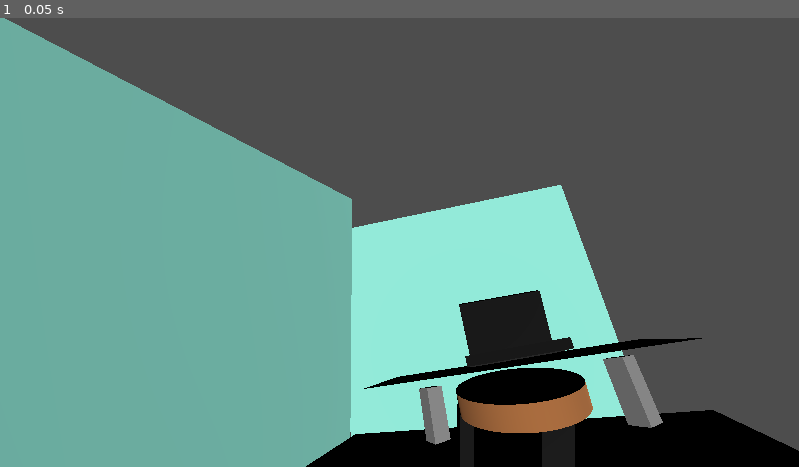
Above: before the commit, frame 1.
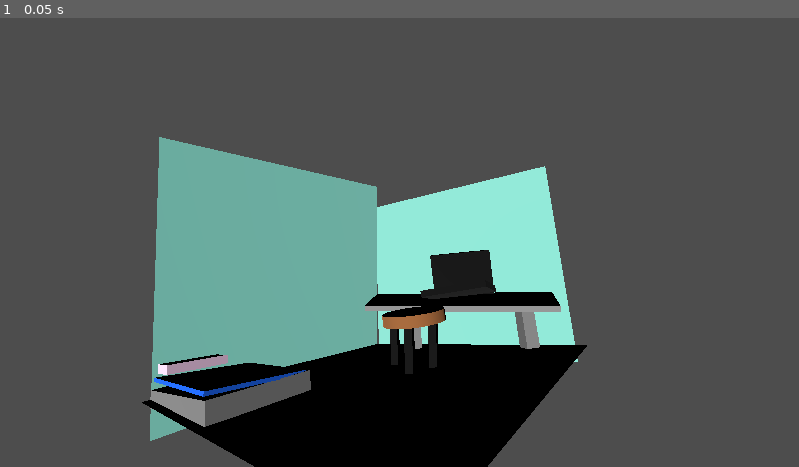
Above: after the commit, the same moment.

Repository: opheliasviolets/HipToBeCube
Game: Godot game, scene res://node_3d.tscn
The game is run twice, just before and just after one commit, with the same random seed, the same clock (stepped at 60 frames per second) and the same inputs. The project has no main scene, so this scene is started directly.
Inputs:
- Up to frame 1 (0.05 s): no input

The runs differ from the first frame. In frame 1, 39% of the frame differs, in the area x 0-100%, y 0-100%.

Commit message:
finishing touches!

Diff:
--- a/node_3d.tscn
+++ b/node_3d.tscn
@@ -44,10 +44,7 @@
 size = Vector3(0.05, 0.3, 0.2)
 
 [sub_resource type="BoxMesh" id="BoxMesh_4x3we"]
-size = Vector3(0.1, 0.1, 0.3)
-
-[sub_resource type="PlaneMesh" id="PlaneMesh_kw1qp"]
-size = Vector2(1.5, 0.6)
+size = Vector3(0.1, 0.1, 0.5)
 
 [sub_resource type="StandardMaterial3D" id="StandardMaterial3D_kaard"]
 albedo_color = Color(0.662745, 0.415686, 0.223529, 1)
@@ -72,6 +69,9 @@
 [sub_resource type="BoxMesh" id="BoxMesh_hj3pd"]
 material = SubResource("StandardMaterial3D_5pfsv")
 size = Vector3(0.05, 0.4, 0.5)
+
+[sub_resource type="BoxMesh" id="BoxMesh_wr2aq"]
+size = Vector3(1.5, 0.05, 0.3)
 
 [node name="Node3D" type="Node3D"]
 
@@ -102,16 +102,12 @@
 mesh = SubResource("BoxMesh_bevro")
 
 [node name="MeshInstance3D3" type="MeshInstance3D" parent="."]
-transform = Transform3D(0.406944, 0.904032, -0.130853, 0.424645, -0.0603975, 0.903343, 0.808748, -0.423177, -0.408471, 1.69288, -0.829453, 0.473018)
+transform = Transform3D(0.406944, 0.904032, -0.130853, 0.424645, -0.0603975, 0.903343, 0.808748, -0.423177, -0.408471, 1.69288, -0.963167, 0.473018)
 mesh = SubResource("BoxMesh_4x3we")
 
 [node name="MeshInstance3D4" type="MeshInstance3D" parent="."]
 transform = Transform3D(0.406944, 0.904032, -0.130853, 0.424645, -0.0603975, 0.903343, 0.808748, -0.423177, -0.408471, 0.755254, -1.10906, 0.221)
 mesh = SubResource("BoxMesh_4x3we")
-
-[node name="MeshInstance3D5" type="MeshInstance3D" parent="."]
-transform = Transform3D(0.937111, -0.156911, -0.311771, 0.25491, 0.91785, 0.304257, 0.238419, -0.364597, 0.900126, 1.15245, -0.769844, 0.300049)
-mesh = SubResource("PlaneMesh_kw1qp")
 
 [node name="MeshInstance3D2" type="MeshInstance3D" parent="."]
 transform = Transform3D(0.435992, -0.162901, 0.885084, -0.136032, 0.960252, 0.243745, -0.88961, -0.226671, 0.396503, 0.942957, -0.604701, 0.954458)
@@ -130,15 +126,19 @@
 mesh = SubResource("BoxMesh_d7egt")
 
 [node name="MeshInstance3D9" type="MeshInstance3D" parent="."]
-transform = Transform3D(0.167875, -0.188273, 0.967663, -0.0985478, 0.973471, 0.206499, -0.98087, -0.130027, 0.144868, 1.21878, -0.653572, 0.0681196)
+transform = Transform3D(0.0378348, -0.120989, 0.991933, -0.112294, 0.985841, 0.124529, -0.992955, -0.116099, 0.0237131, 1.17945, -0.544042, 0.178684)
 mesh = SubResource("BoxMesh_hj3pd")
 
 [node name="MeshInstance3D10" type="MeshInstance3D" parent="."]
-transform = Transform3D(0.152095, 0.277126, 0.94872, -0.888448, -0.382231, 0.254084, 0.433043, -0.881533, 0.188077, 1.17755, -0.713681, 0.322987)
+transform = Transform3D(0.192508, 0.192211, 0.962288, -0.888448, -0.382231, 0.254084, 0.416653, -0.903855, 0.0971874, 1.17755, -0.611464, 0.390631)
 mesh = SubResource("BoxMesh_hj3pd")
 
 [node name="DirectionalLight3D" type="DirectionalLight3D" parent="."]
 transform = Transform3D(1, 0, 0, 0, 1, 0, 0, 0, 1, 0.644694, -0.333429, 0.323848)
 
 [node name="Camera3D" type="Camera3D" parent="."]
-transform = Transform3D(1, 0, 0, 0, 1, 0, 0, 0, 1, 0.551557, -0.106142, 1.91385)
+transform = Transform3D(0.957687, -0.00818753, 0.287695, -0.0399465, 0.986139, 0.16104, -0.285026, -0.165718, 0.944086, 1.38901, 0.166436, 2.66551)
+
+[node name="MeshInstance3D11" type="MeshInstance3D" parent="."]
+transform = Transform3D(0.997052, -0.0765624, -0.00502917, 0.0765614, 0.997065, -0.000386179, 0.00504398, 0, 0.999987, 1.13699, -0.72567, 0.3324)
+mesh = SubResource("BoxMesh_wr2aq")
